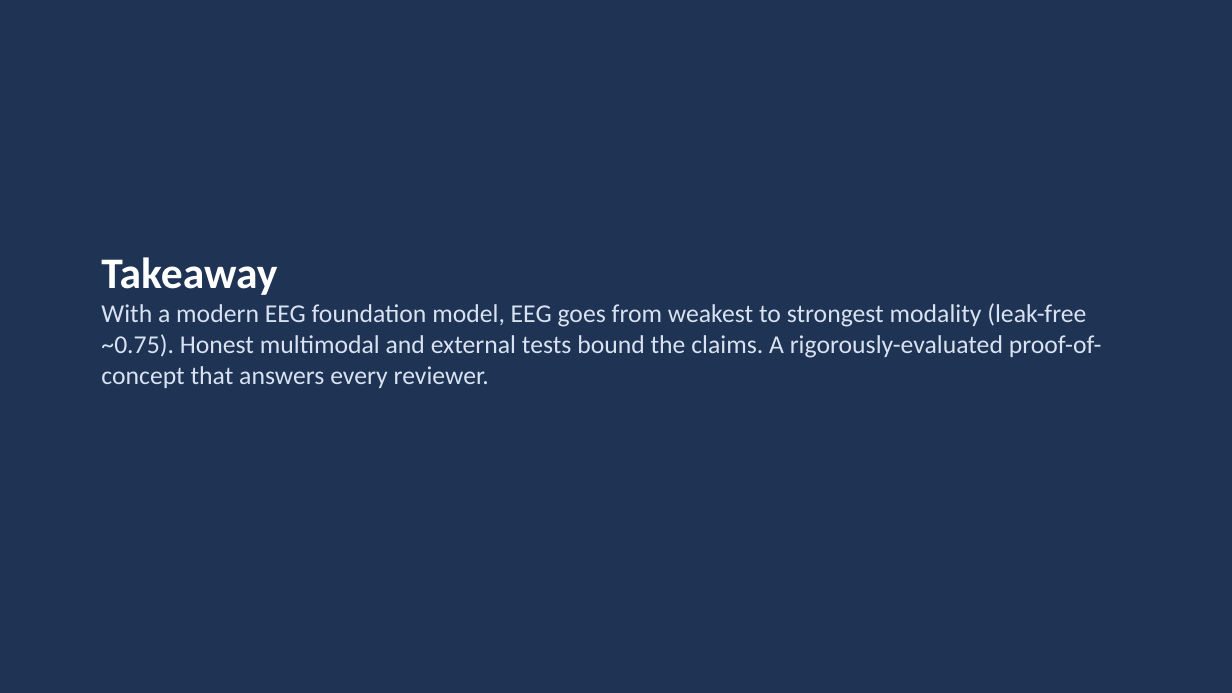
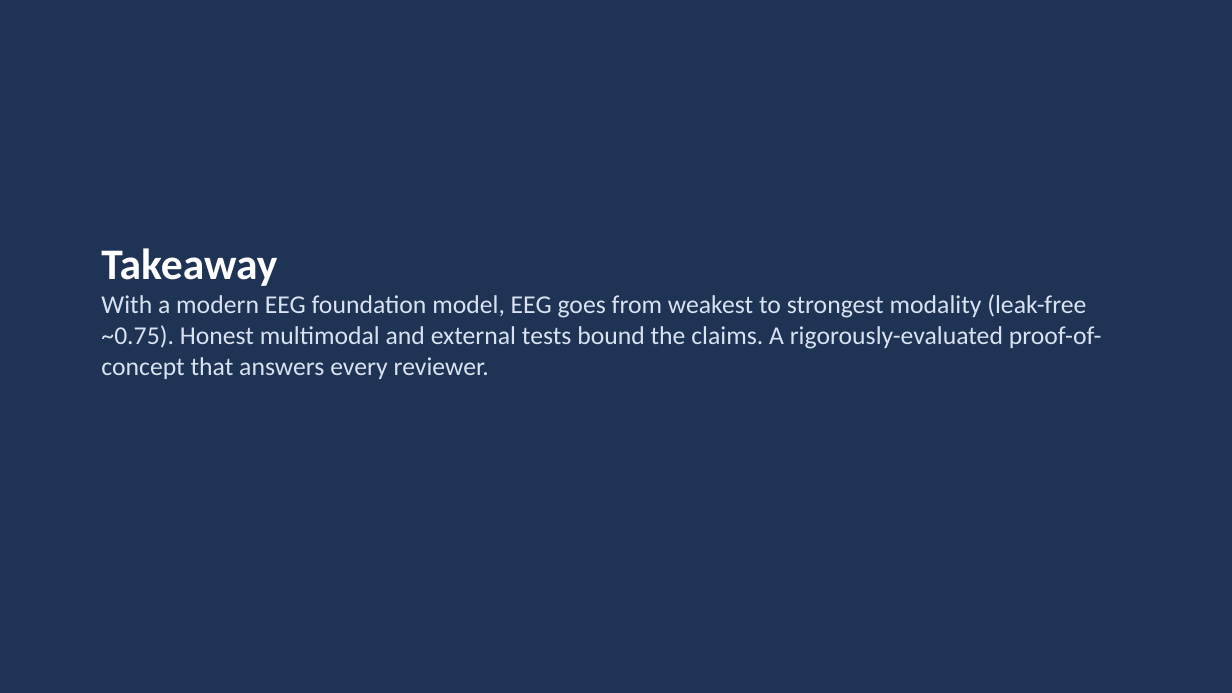
Before and after one commit to AyeshaAnzer1610/neuroformer, a slide deck: slide 11 of docs/resubmission/NeuroFormer-Supervisor-Meeting.pptx (slide 9 before the commit). Drawn at 1232x693 pixels with LibreOffice and Linux fonts; fonts in the diff are those of the drawing. Boxes give left, top, right and bottom in pixels: in the first picture for what was removed or moved away, otherwise in the second. Text is boxed around its words. In the diff, an @@ line names an element or a change of style, - is before the commit and + after.

```diff
--- a/docs/resubmission/NeuroFormer-Supervisor-Meeting.pptx
+++ b/docs/resubmission/NeuroFormer-Supervisor-Meeting.pptx
@@ text "Takeaway" moved from (x1=101, y1=257, x2=1102, y2=388) to (x1=101, y1=248, x2=1102, y2=379) @@
```
Also in this commit, not shown: 8 other slides changed, 2 slides added, 1 other file.
